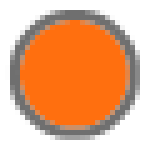
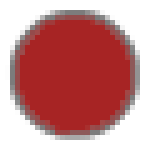
Before/after of a w=150, h=150 layered artwork. What changed in the layer stack:
"Shape 1": opacity 94% → 86%, painted on it over <box>10,10,140,140</box>
